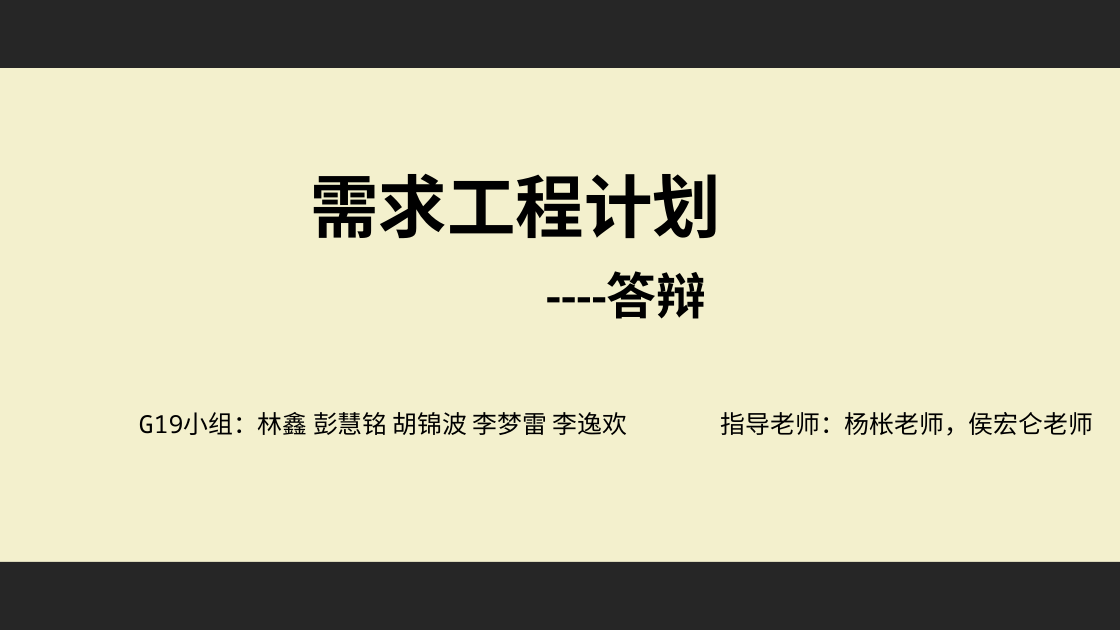
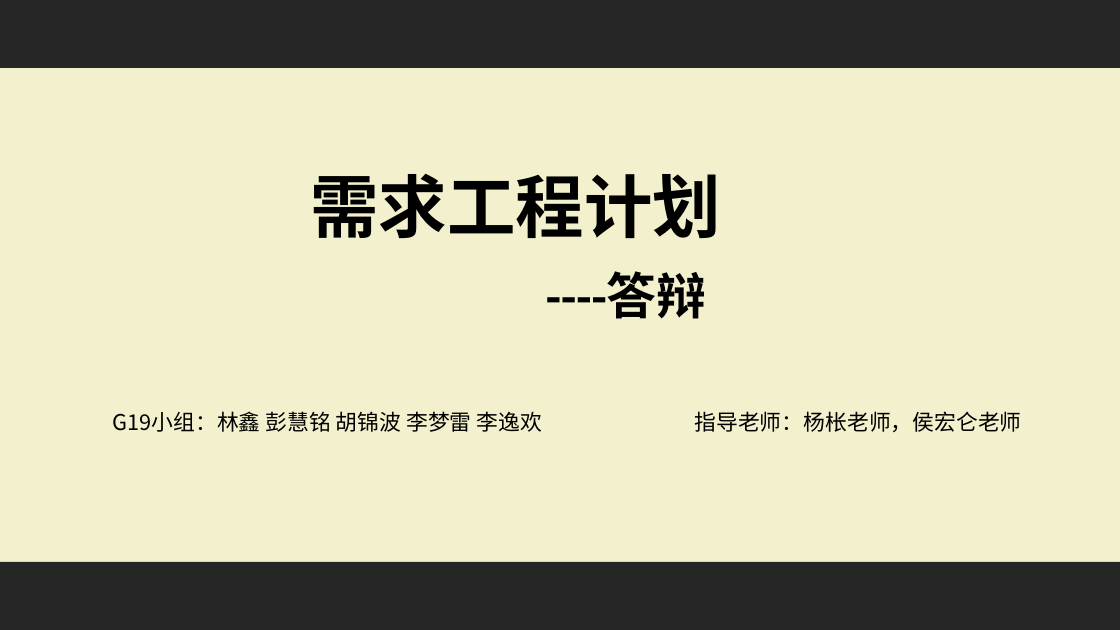
Before and after one commit to G19-Fish/PRD2018-G19, a slide deck: slide 1 of PRD2018-G19-需求项目计划PPT.pptx. Drawn at 1120x630 pixels with LibreOffice and Linux fonts; fonts in the diff are those of the drawing. Boxes give left, top, right and bottom in pixels: in the first picture for what was removed or moved away, otherwise in the second. Text is boxed around its words. In the diff, an @@ line names an element or a change of style, - is before the commit and + after.

```diff
--- a/PRD2018-G19-需求项目计划PPT.pptx
+++ b/PRD2018-G19-需求项目计划PPT.pptx
@@ text "G19小组：林鑫 彭慧铭 胡锦波 李梦雷 李逸欢": place and size @@
-text "G19小组：林鑫 彭慧铭 胡锦波 李梦雷 李逸欢" at [139,412,628,435]
+text "G19小组：林鑫 彭慧铭 胡锦波 李梦雷 李逸欢" at [112,411,542,432]
@@ text "G19小组：林鑫 彭慧铭 胡锦波 李梦雷 李逸欢" at [112,411,542,432]: size 16 to 14 pt, font Noto Sans Mono to Noto Sans CJK SC @@
@@ text "指导老师：杨枨老师，侯宏仑老师" at [694,411,1021,432]: size 16 to 14 pt, font Noto Sans Mono to Noto Sans CJK SC @@
@@ text "指导老师：杨枨老师，侯宏仑老师": place and size @@
-text "指导老师：杨枨老师，侯宏仑老师" at [721,412,1093,436]
+text "指导老师：杨枨老师，侯宏仑老师" at [694,411,1021,432]
```
Also in this commit, not shown: 32 other slides changed, 6 slides added, 1 slide removed.
